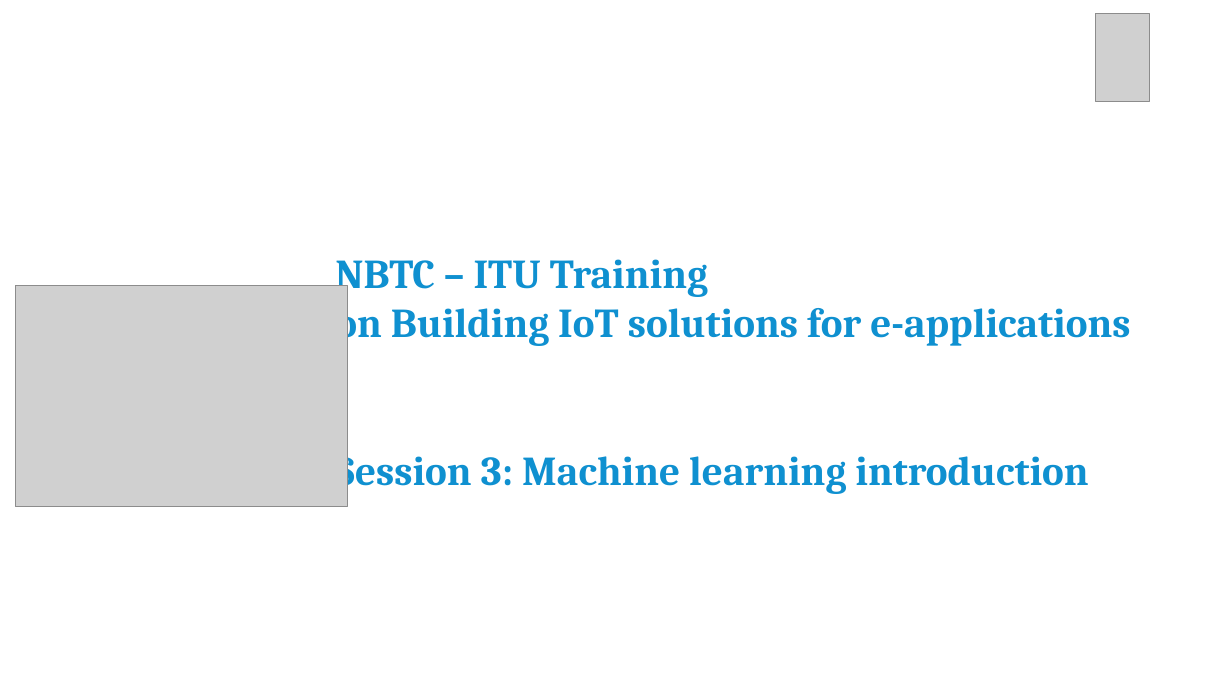
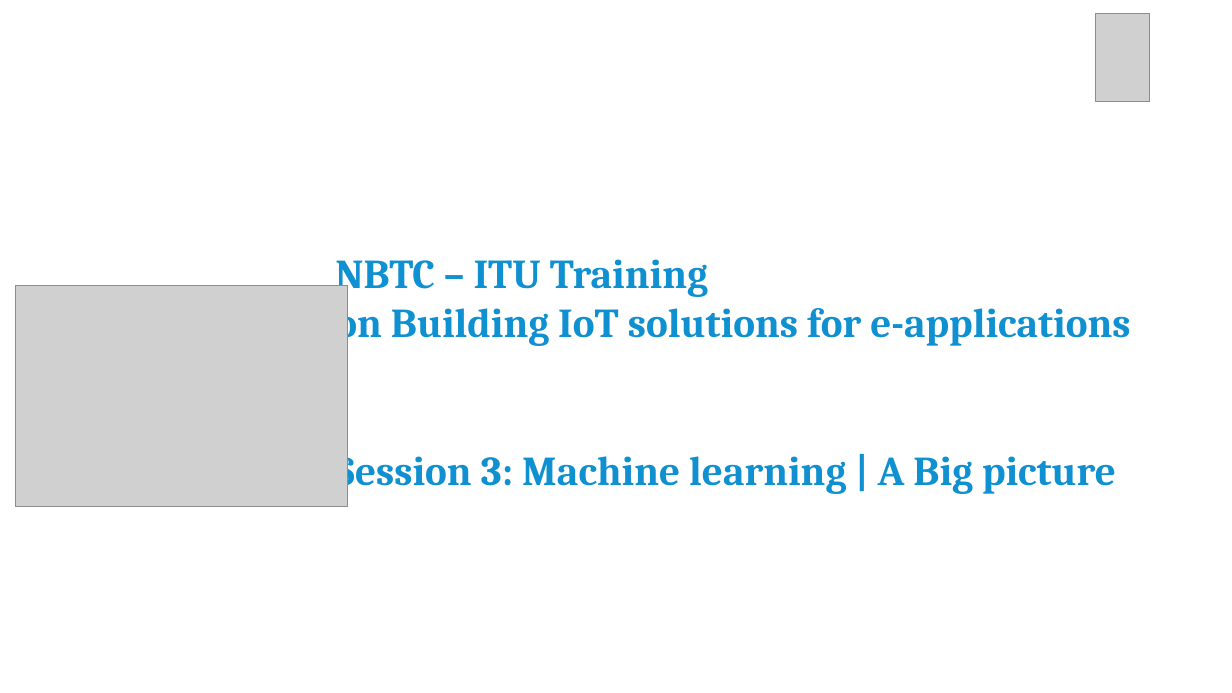
Before and after one commit to franckalbinet/iot-nbtc-itu, a slide deck: slide 1 of presentations/session-14-machine-learning.pptx. Drawn at 1232x693 pixels with LibreOffice and Linux fonts; fonts in the diff are those of the drawing; grey boxes stand for pictures; background and template pictures are left out. Boxes give left, top, right and bottom in pixels: in the first picture for what was removed or moved away, otherwise in the second. Text is boxed around its words. In the diff, an @@ line names an element or a change of style, - is before the commit and + after.

Commit message:
update ML presentation

```diff
--- a/presentations/session-14-machine-learning.pptx
+++ b/presentations/session-14-machine-learning.pptx
@@ text at <box>335,447,1116,494</box>: text changed @@
-Session 3: Machine learning introduction
+Session 3: Machine learning | A Big picture
```
Also in this commit, not shown: 41 slides added, 29 slides removed.
